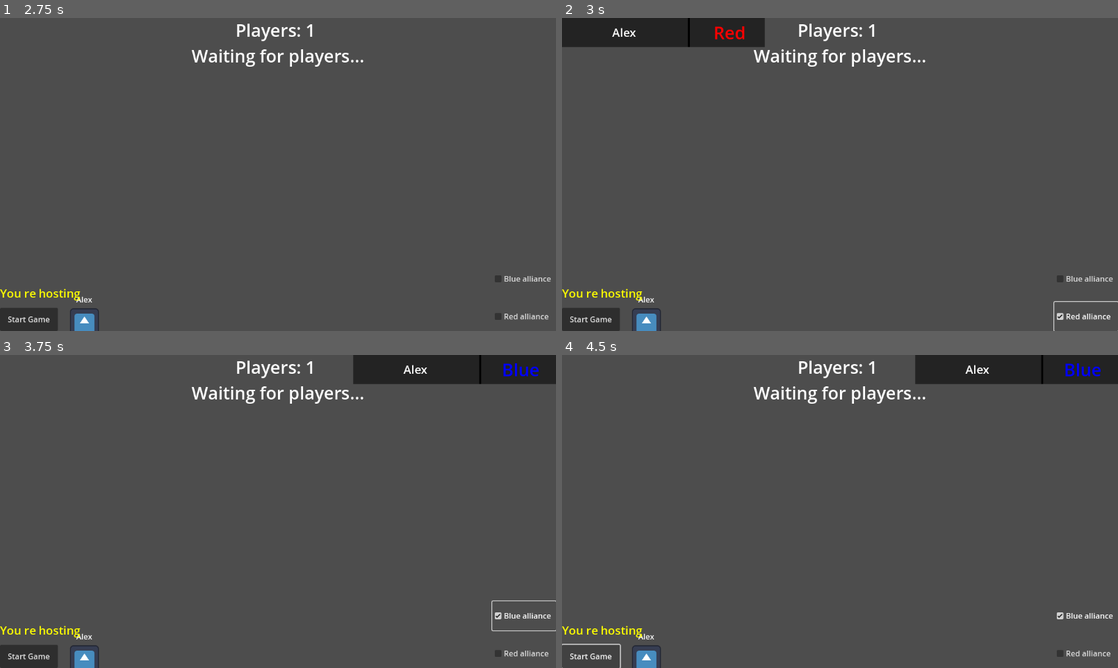
Above: before the commit, frames 1-4 (two rows, left to right).
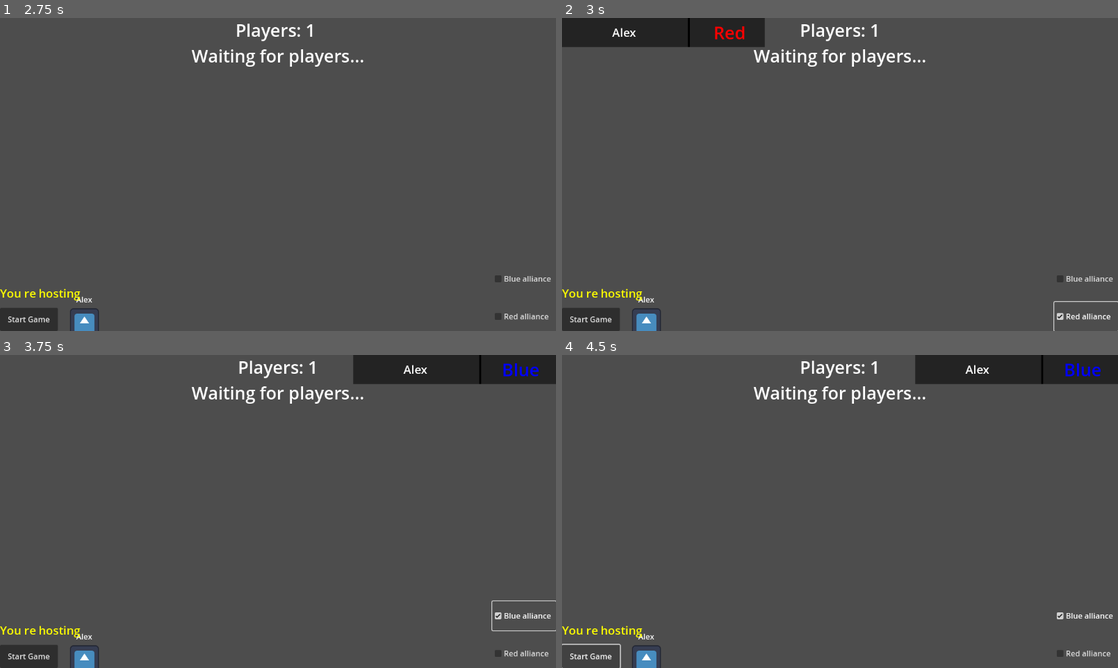
Above: after the commit, the same moments.

Repository: GalaXy11232/Deeper-Into-the-Game
Game: Godot game, scene res://Main Game/game.tscn
The game is run twice, just before and just after one commit, with the same random seed, the same clock (stepped at 60 frames per second) and the same inputs. The engine's default icon, where the game draws it, is replaced by a stand-in: a white triangle on a blue panel in a dark square.
Inputs (mouse positions are in pixels of both pictures, inside the frame that each line leads up to):
- Up to frame 1 (2.75 s): click (272, 227) at 0.52 s; type "12" at 0.6 s; click (272, 255) at 0.75 s; type "Alex" at 0.83 s; click "Join" at 1.25 s; click "Host" at 2 s
- Up to frame 2 (3 s): click "Red alliance" at 2.75 s
- Up to frame 3 (3.75 s): click "Blue alliance" at 3.5 s
- Up to frame 4 (4.5 s): click "Start Game" at 4.25 s

Frame 1 is identical in both runs. In frame 2, 0.3% of the frame differs, in the area x 42-57%, y 1-8%; in frame 3, 0.3%; in frame 4, 0.3%.

Commit message:
fixes + match gameplay [WIP]

Diff:
--- a/Autoload/functions.gd
+++ b/Autoload/functions.gd
@@ -6,3 +6,12 @@
 	var seconds_left: int = int(ceil(left)) % 60
 
 	return [minutes_left, seconds_left]
+
+func label_blink_interval(timer_label: Label, iterations: int, wait_time: float = 0.8) -> void:
+	await get_tree().create_timer(wait_time / 2).timeout
+
+	for _i in range(iterations):
+		timer_label.hide()
+		await get_tree().create_timer(wait_time / 1.5).timeout
+		timer_label.show()
+		await get_tree().create_timer(wait_time).timeout
--- a/Main Game/UIs/game_ui.gd
+++ b/Main Game/UIs/game_ui.gd
@@ -2,11 +2,20 @@
 
 @onready var game: Game = $".."
 @onready var game_zone: Node2D = %GameZone
+@onready var menu_ui: CanvasLayer = $"../MenuUI"
+@onready var multiplayer_spawner: MultiplayerSpawner = $"../MultiplayerSpawner"
 
 @onready var timer_label: Label = $TimerLabel
 @onready var game_timer: Timer = $GameTimer
+@onready var camera: Camera2D = $"../GameZone/Camera2D"
 
-const MATCH_DURATION := 1#120 # seconds
+@onready var blue_score_label: Label = $BlueScore
+@onready var red_score_label: Label = $RedScore
+
+var red_score: int = 0
+var blue_score: int = 0
+
+const MATCH_DURATION := 5#120 # seconds
 const PREGAME_TIME := 1 # seconds
 
 # ['starting', 'running', 'ended']
@@ -28,6 +37,9 @@
 
 @rpc('call_local')
 func _initiate_game_start() -> void:
+	blue_score_label.text = str(blue_score)
+	red_score_label.text = str(red_score)
+
 	game_state = 'starting'
 	game_timer.start(PREGAME_TIME)
 
@@ -36,18 +48,67 @@
 	game_state = 'running'
 	game_timer.start(MATCH_DURATION)
 
-
-func timer_label_blink(iterations: int, wait_time: float = 0.8) -> void:
-	await get_tree().create_timer(wait_time / 2).timeout
-
-	for _i in range(iterations):
-		timer_label.hide()
-		await get_tree().create_timer(wait_time / 1.5).timeout
-		timer_label.show()
-		await get_tree().create_timer(wait_time).timeout
-
 func _on_game_timer_timeout() -> void:
 	if game_state != 'running': return
 
-	timer_label_blink(3)
 	game_zone.get_node_or_null(str(multiplayer.get_unique_id())).change_immobility(true)
+	await Funcs.label_blink_interval(timer_label, 0)
+	await get_tree().create_timer(0.25).timeout
+
+	#_handle_team_scores_on_end.rpc(1)
+	_game_finished(red_score, blue_score)
+	await get_tree().create_timer(0).timeout
+
+	if multiplayer.has_multiplayer_peer():
+		_disconnect_peer(multiplayer.get_unique_id())
+
+
+func _disconnect_peer(pid: int) -> void:
+	# Generates errors but theres nothing I can do
+	multiplayer.multiplayer_peer.close()
+	multiplayer.multiplayer_peer = null
+
+	await get_tree().create_timer(0.2).timeout
+
+	var player = game_zone.get_node_or_null(str(pid))
+	if player:
+		player.queue_free()
+	camera.global_position = Vector2.ZERO
+
+	get_tree().change_scene_to_file("res://Main Game/game.tscn")
+
+func _game_finished(_red_score: int, _blue_score: int) -> void:
+	var t = $"../Label"
+	if _red_score != _blue_score:
+		t.text = "RED" if _red_score > _blue_score else "BLUE"
+	else:
+		t.text = "DRAW"
+
+
+@rpc('any_peer', 'call_local')
+func modify_team_score(team: String, value: int) -> void:
+	team = team.to_lower()
+	print(team, ' ', multiplayer.get_unique_id())
+
+	if team == 'red':
+		red_score += value
+		red_score_label.text = str(red_score)
+
+	elif team == 'blue':
+		blue_score += value
+		blue_score_label.text = str(blue_score)
+
+
+
+### ==================== GAME ELEMENTS INTERACTIONS ==================== ###
+func _on_red_body_entered(body: Node2D) -> void:
+	var team = body.get_meta('team', '').to_lower()
+
+	if team == 'red':
+		modify_team_score.rpc(team, 10)
+
+func _on_blue_body_entered(body: Node2D) -> void:
+	var team = body.get_meta('team', '').to_lower()
+
+	if team == 'blue':
+		modify_team_score.rpc(team, 10)
--- a/Main Game/UIs/host_ui.gd
+++ b/Main Game/UIs/host_ui.gd
@@ -16,10 +16,10 @@
 
 func _on_start_game_pressed() -> void:
 	if len(red_alliance_container.get_children() + blue_alliance_container.get_children()) == game.MAX_PLAYERS:
-		_move_camera_to_arena.rpc()
+		_move_all_to_arena.rpc()
 
 @rpc('call_local')
-func _move_camera_to_arena() -> void:
+func _move_all_to_arena() -> void:
 	$"Control/Start Game".hide() # Hide button
 
 	menu_ui.hide()
@@ -38,6 +38,7 @@
 		for entry in red_alliance_container.get_children():
 			if entry is PlayerLeaderboardIdentifier and entry.get_node('%Name').text == player_name:
 				player.global_position = red_spawns.get_child(index).global_position
+				player.set_meta('team', 'red')
 				break
 			index += 1
 
@@ -46,13 +47,16 @@
 		for entry in blue_alliance_container.get_children():
 			if entry is PlayerLeaderboardIdentifier and entry.get_node('%Name').text == player_name:
 				player.global_position = blue_spawns.get_child(index).global_position
+				player.set_meta('team', 'blue')
 				break
 			index += 1
 
+	print(pid, ' ', player.get_meta('team'))
 	game_ui.show()
 
 	if !multiplayer.is_server():
 		_request_host_to_start_game.rpc_id(1)
 
 @rpc('any_peer')
-func _request_host_to_start_game(): game_ui._initiate_game_start.rpc()
+func _request_host_to_start_game():
+	game_ui._initiate_game_start.rpc()
--- a/Main Game/UIs/lobby_ui.gd
+++ b/Main Game/UIs/lobby_ui.gd
@@ -88,9 +88,9 @@
 	elif mode == 'remove':
 		_remove_leaderboard_entry(player_name)
 
-	if !multiplayer.is_server():
-		_update_labels_as_host.rpc_id(1)
+	if !multiplayer.is_server(): _update_labels_as_host.rpc_id(1)
+	else: _update_labels_as_host()
 
 @rpc('any_peer')
 func _update_labels_as_host() -> void:
-	game._update_labels.rpc(game.players.size())
+	game._update_labels.rpc(leaderboard_references.size())
--- a/Main Game/game.gd
+++ b/Main Game/game.gd
@@ -111,17 +111,17 @@
 		'player_name': player_name
 	})
 
+	if !multiplayer.is_server(): lobby_ui._update_labels_as_host.rpc_id(1)
+	else: lobby_ui._update_labels_as_host()
 
-	_update_labels.rpc(players.size())
 	_join_request_successful.rpc_id(pid)
-
 	_peer_connected(pid)
 
 @rpc('call_local')
 func _update_labels(players_size) -> void:
-	var alliance_members: int = len(%"Red Alliance Container".get_children() + %"Blue Alliance Container".get_children())
+	#var alliance_members: int = len(%"Red Alliance Container".get_children() + %"Blue Alliance Container".get_children())
 	$LobbyUI/Control/Players.text = "Players: %d" % players_size
-	$LobbyUI/Control/Players.text += "\nWaiting for players..." if alliance_members != MAX_PLAYERS else "\nReady to start!"
+	$LobbyUI/Control/Players.text += "\nWaiting for players..." if players_size != MAX_PLAYERS else "\nReady to start!"
 
 @rpc('call_local')
 func _join_request_failed(message) -> void:
@@ -157,7 +157,7 @@
 
 
 func _peer_disconnected(pid: int) -> void:
-	if !is_multiplayer_authority(): return
+	if multiplayer.multiplayer_peer and !is_multiplayer_authority(): return
 
 	var player = game_zone.get_node_or_null(str(pid))
 	if player:
@@ -169,8 +169,14 @@
 		players.erase(player_identifier)
 		player.queue_free()
 
-		_update_labels.rpc(players.size()) # Also update labels after leaving
-		rpc('sync_leaderboards', player_identifier, 'remove')
+		if !multiplayer.is_server(): lobby_ui._update_labels_as_host.rpc_id(1)
+		else: lobby_ui._update_labels_as_host()
+
+		#_update_labels.rpc(players.size()) # Also update labels after leaving
+		sync_leaderboards.rpc(player_identifier, 'remove')
+
+		if !multiplayer.is_server(): lobby_ui._update_labels_as_host.rpc_id(1)
+		else: lobby_ui._update_labels_as_host()
 
 
 func is_name_available(player_name: String) -> bool:
--- a/Main Game/game.tscn
+++ b/Main Game/game.tscn
@@ -1,9 +1,12 @@
-[gd_scene load_steps=9 format=3 uid="uid://gccvxlhfj2lm"]
+[gd_scene load_steps=10 format=3 uid="uid://gccvxlhfj2lm"]
 
 [ext_resource type="Script" uid="uid://7w762sn16rtk" path="res://Main Game/game.gd" id="1_yqv8y"]
 [ext_resource type="Script" uid="uid://boddwe5ern7ar" path="res://Main Game/UIs/host_ui.gd" id="2_b0twb"]
 [ext_resource type="Script" uid="uid://duor6bnkodj4w" path="res://Main Game/UIs/lobby_ui.gd" id="2_vnwly"]
 [ext_resource type="Script" uid="uid://dybxwxufpt1gr" path="res://Main Game/UIs/game_ui.gd" id="4_01alp"]
+
+[sub_resource type="CircleShape2D" id="CircleShape2D_01alp"]
+radius = 60.0
 
 [sub_resource type="LabelSettings" id="LabelSettings_fpbmt"]
 font_size = 64
@@ -55,6 +58,18 @@
 [node name="Camera2D" type="Camera2D" parent="GameZone"]
 offset = Vector2(3840, 0)
 anchor_mode = 0
+
+[node name="red" type="Area2D" parent="GameZone"]
+position = Vector2(4230, 510)
+
+[node name="CollisionShape2D" type="CollisionShape2D" parent="GameZone/red"]
+shape = SubResource("CircleShape2D_01alp")
+
+[node name="blue" type="Area2D" parent="GameZone"]
+position = Vector2(4500, 330)
+
+[node name="CollisionShape2D" type="CollisionShape2D" parent="GameZone/blue"]
+shape = SubResource("CircleShape2D_01alp")
 
 [node name="MultiplayerSpawner" type="MultiplayerSpawner" parent="."]
 _spawnable_scenes = PackedStringArray("uid://j5bbvw08b7hk")
@@ -167,6 +182,7 @@
 label_settings = SubResource("LabelSettings_vnwly")
 
 [node name="LobbyUI" type="CanvasLayer" parent="."]
+visible = false
 script = ExtResource("2_vnwly")
 
 [node name="Control" type="Control" parent="LobbyUI"]
@@ -280,7 +296,6 @@
 vertical_alignment = 1
 
 [node name="GameUI" type="CanvasLayer" parent="."]
-visible = false
 script = ExtResource("4_01alp")
 
 [node name="TimerLabel" type="Label" parent="GameUI"]
@@ -295,6 +310,47 @@
 vertical_alignment = 1
 
 [node name="GameTimer" type="Timer" parent="GameUI"]
+
+[node name="BlueScore" type="Label" parent="GameUI"]
+offset_left = 1020.0
+offset_top = 90.0
+offset_right = 1110.0
+offset_bottom = 120.0
+theme_override_font_sizes/font_size = 32
+text = "100"
+horizontal_alignment = 1
+vertical_alignment = 1
+
+[node name="label" type="Label" parent="GameUI/BlueScore"]
+layout_mode = 0
+offset_top = -34.0
+offset_right = 90.0
+theme_override_colors/font_color = Color(0, 0, 1, 1)
+theme_override_font_sizes/font_size = 24
+text = "Blue"
+horizontal_alignment = 1
+vertical_alignment = 1
+
+[node name="RedScore" type="Label" parent="GameUI"]
+offset_left = 60.0
+offset_top = 90.0
+offset_right = 150.0
+offset_bottom = 120.0
+theme_override_font_sizes/font_size = 32
+text = "100"
+horizontal_alignment = 1
+vertical_alignment = 1
+
+[node name="label" type="Label" parent="GameUI/RedScore"]
+layout_mode = 0
+offset_top = -30.0
+offset_right = 90.0
+offset_bottom = 4.0
+theme_override_colors/font_color = Color(1, 0, 0, 1)
+theme_override_font_sizes/font_size = 24
+text = "Red"
+horizontal_alignment = 1
+vertical_alignment = 1
 
 [node name="Label" type="Label" parent="."]
 offset_left = 3840.0
@@ -303,6 +359,8 @@
 text = "asadfghjghgsefadwsfgh"
 horizontal_alignment = 1
 
+[connection signal="body_entered" from="GameZone/red" to="GameUI" method="_on_red_body_entered"]
+[connection signal="body_entered" from="GameZone/blue" to="GameUI" method="_on_blue_body_entered"]
 [connection signal="pressed" from="MenuUI/Multiplayer/Host" to="." method="_on_host_pressed"]
 [connection signal="pressed" from="MenuUI/Multiplayer/Join" to="." method="_on_join_pressed"]
 [connection signal="toggled" from="LobbyUI/Control/RedTeam" to="LobbyUI" method="_on_red_team_toggled"]
